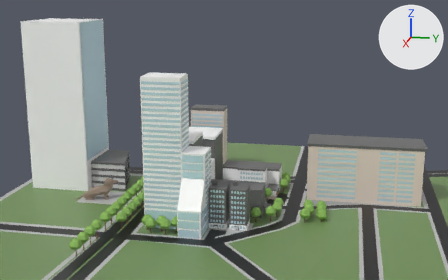
A saved change to the glTF model models/city3.glb.
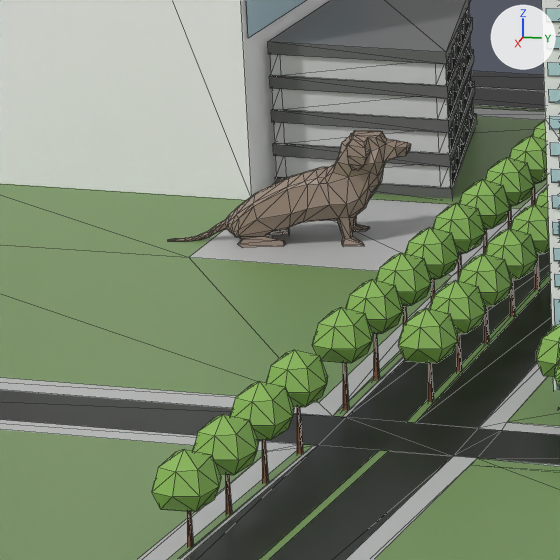
Each version is shown whole from a 50 mm camera at (460.2, 99.7, 166.4) aimed at (14.5, 10.5, 55.0), then close up on the part from 9% to 33% of the width and 55% to 93% of the height. Arrows for +X, +Y and +Z are at upper right; the lights stay in place. The close-ups show mesh edges as thin lines. Where no turn or scale is listed for an object, it has been applied to the vertices.

In view in the first close-up: 'building_7', 'building_8', 'building_9', 'road', 'tree.010', 'tree.011', 'tree.015', 'tree.017', '立方体.004'.
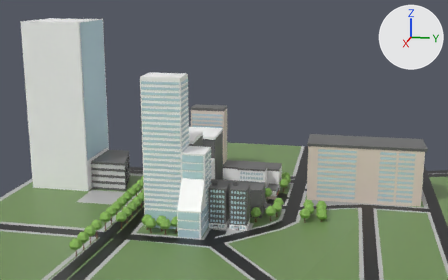
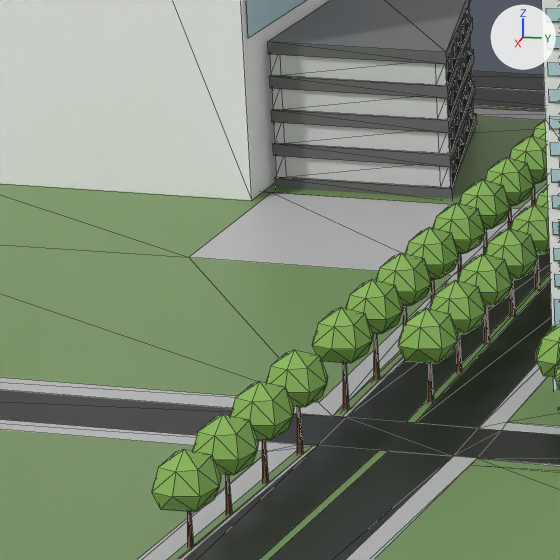
Changed parts and their boxes (x1, y1, x2, y2) in the close-ups (560 x 560 px):
```json
{"object": "立方体.004", "change": "deleted", "before": [168, 130, 411, 247], "on screen": "brown"}
```

The change, as JSON lines over the scene's bpy script:
```json
{"op": "remove", "block": "ob_立方体_004", "code": ["ob_立方体_004 = bpy.data.objects.new('立方体.004', me_立方体_023)", "ob_立方体_004.location = (9.4, -92.0, 5.9)"]}
```
